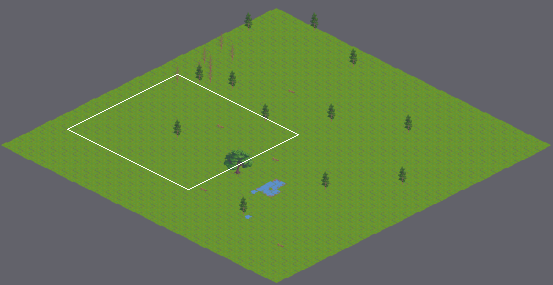
Two versions of a level (Tiled map, android/assets/map.tmx). Above, an overview of the earlier version with the close-up marked.
Close-up. Old version:
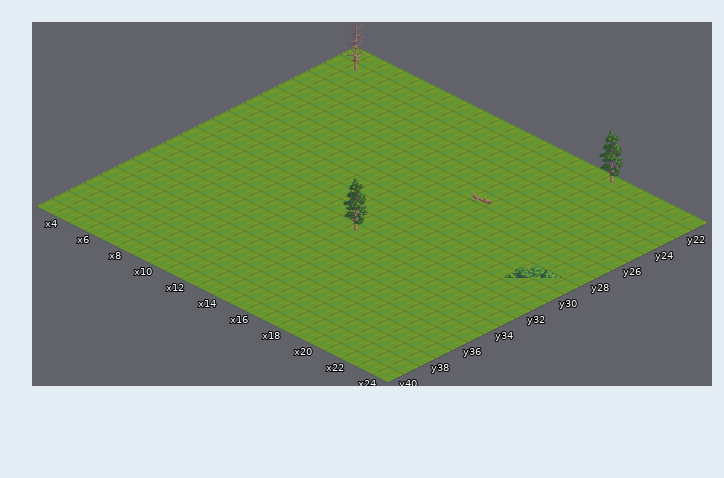
Cells are 64x32 px. Isometric: x runs down to the right, y down to the left. Shown: x 3..24, y 21..40. The commit also changed other parts of the map, which this record leaves out.
After the commit:
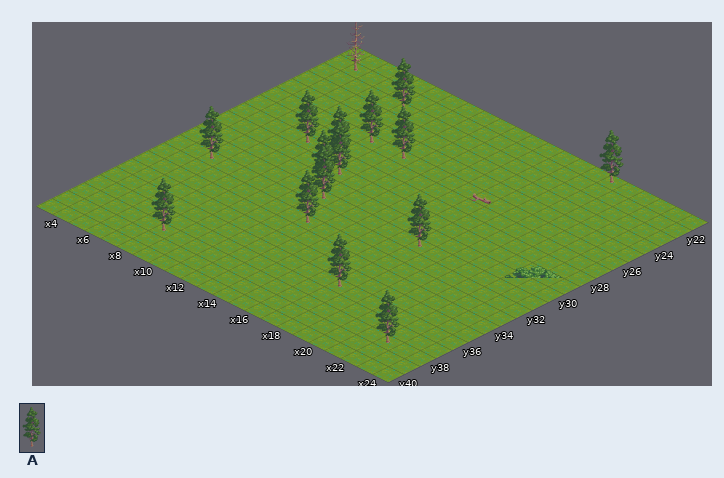
Key: from "tiles": A 72.
_ is an empty cell.
Tiles replaced or removed in this view: A.
Change:
Changed rows in their new state; . is an unchanged cell.
Layer "Tile Layer 2":
first column x 5:
23 ...A..............
26 ....A.A...........
28 ..A.A.............
29 .....A............
30 .....A............
31 ......A.....A.....
32 A........_........
33 .......A..........
36 ............A.....
38 ...A.............A
Pixel boxes of the changes (left, top, right, bottom) in both close-ups:
changed: (295, 58, 432, 343)
added: (199, 106, 224, 159)
added: (151, 178, 176, 231)
